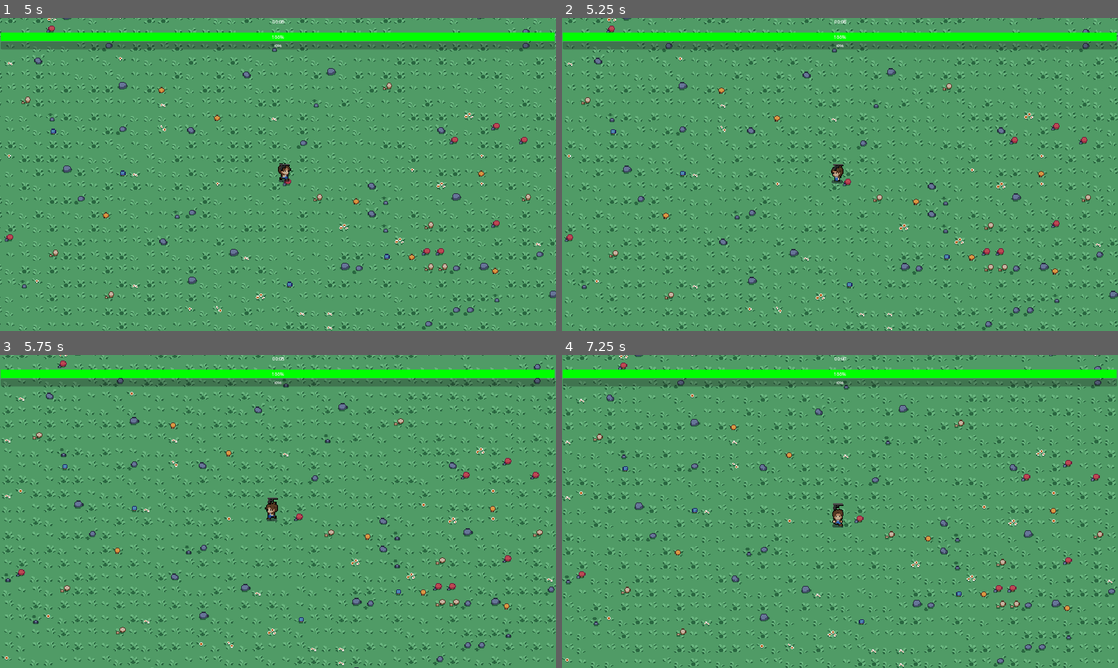
Above: before the commit, frames 1-4 (two rows, left to right).
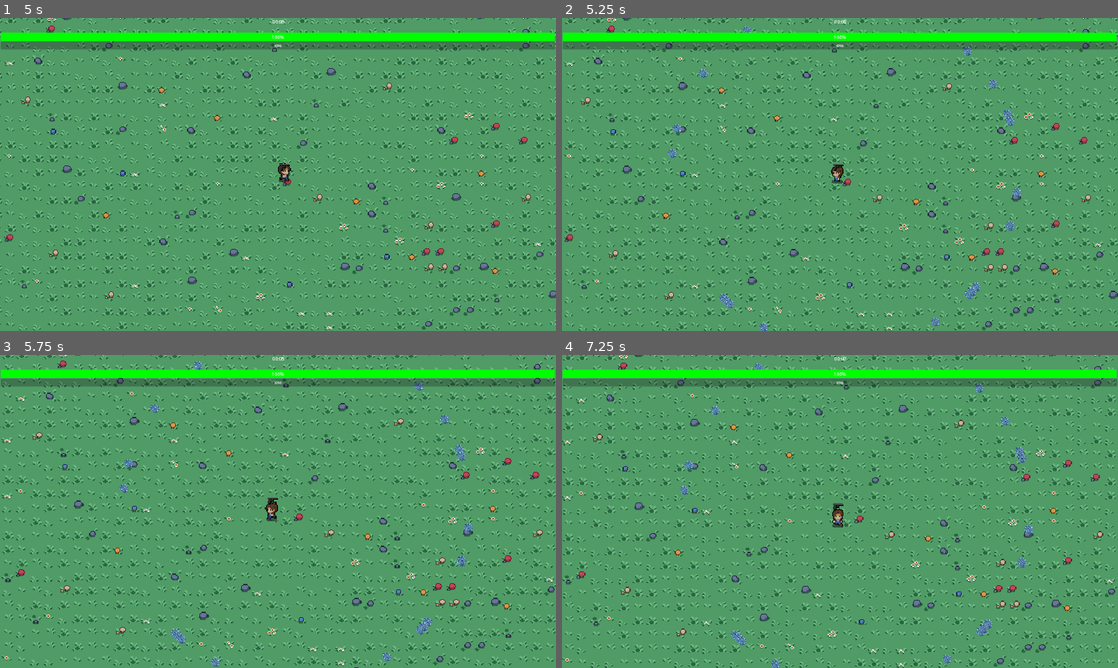
Above: after the commit, the same moments.

Repository: GlabMarcel/BulletHellPrototypeGodot
Game: Godot game, scene res://Assets/Scenes/main_scene.tscn
Same seed, same stepped clock (60 frames per second), same inputs: the game is played once before the commit and once after it.
Inputs (mouse positions are in pixels of both pictures, inside the frame that each line leads up to):
- Up to frame 1 (5 s): move the mouse to (250, 237) at 0.52 s; move the mouse to (444, 221) at 1.27 s; move the mouse to (111, 127) at 2.02 s; move the mouse to (305, 174) at 2.77 s; move the mouse to (194, 96) at 3.52 s; move the mouse to (400, 158) at 4.27 s
- Up to frame 2 (5.25 s): move the mouse to (728, 190) at 5.02 s
- Up to frame 3 (5.75 s): no input
- Up to frame 4 (7.25 s): move the mouse to (895, 442) at 5.77 s; move the mouse to (812, 574) at 6.52 s

Frame 1 is identical in both runs. In frame 2, 0.6% of the frame differs, in the area x 19-83%, y 2-100%; in frame 3, 0.6%, in the area x 21-85%, y 2-100%; in frame 4, 0.6%.

Commit message:
work in progress adding experience mechanics

Diff:
--- /dev/null
+++ b/Assets/Scenes/experience_orb.tscn
@@ -0,0 +1,16 @@
+[gd_scene load_steps=4 format=3 uid="uid://da7o08ila0q4p"]
+
+[ext_resource type="Script" path="res://Assets/scripts/experience_orb.gd" id="1_mskx3"]
+[ext_resource type="Texture2D" uid="uid://dvux46nuwailp" path="res://Assets/objects/experience.png" id="1_onx8x"]
+
+[sub_resource type="CircleShape2D" id="CircleShape2D_yuuv3"]
+radius = 6.0
+
+[node name="ExperienceOrb" type="Area2D"]
+script = ExtResource("1_mskx3")
+
+[node name="Sprite2D" type="Sprite2D" parent="."]
+texture = ExtResource("1_onx8x")
+
+[node name="CollisionShape2D" type="CollisionShape2D" parent="."]
+shape = SubResource("CircleShape2D_yuuv3")
--- a/Assets/scripts/Player.gd
+++ b/Assets/scripts/Player.gd
@@ -2,6 +2,7 @@
 
 signal health_changed(new_health, max_health)
 signal experience_gained(new_experience)
+signal level_up(new_level)
 
 @export var speed = 40
 @export var max_hp = 10
@@ -13,64 +14,85 @@
 @onready var anim_tree = $AnimationTree
 @onready var weapon = $Weapon_Gun
 
+var  experience = 0
+var level = 1
+var experience_to_next_level = 100
+
+
 var last_non_zero_velocity_norm = Vector2.ZERO
 var velocity = Vector2.ZERO
 
 func _ready():
-	anim_tree.active = true
-	anim_tree.set("parameters/Idle/blend_position", start)
-	emit_signal("health_changed", hp, max_hp)
-	print("Player ready, initial health: ", hp)
+    anim_tree.active = true
+    anim_tree.set("parameters/Idle/blend_position", start)
+    emit_signal("health_changed", hp, max_hp)
+    print("Player ready, initial health: ", hp)
 
+func gain_experience(amount):
+    experience += amount
+    if experience >= experience_to_next_level:
+        level_up_player()
+    else:
+        emit_signal("experience_gained", experience, experience_to_next_level)
+
+func level_up_player():
+    experience = 0
+    level += 1
+    experience_to_next_level *= 1.5  # Increase the experience needed for the next level
+    emit_signal("level_up", level)
+    emit_signal("experience_gained", experience, experience_to_next_level)
 
 func _physics_process(_delta):
-	var target_position = get_global_mouse_position()
-	var direction = target_position - global_position
-	if direction.length() > deadzone:
-		direction = direction.normalized()
-		velocity = direction * speed
-		last_non_zero_velocity_norm = velocity.normalized() if velocity.length() > 0 else last_non_zero_velocity_norm
-		global_position += velocity * _delta
-	else:
-		velocity = Vector2.ZERO
-	update_anim_param()
-	var closest_enemy = get_closest_enemy()
-	if closest_enemy:
-		var direction2 = closest_enemy.global_position - global_position
-		weapon.shoot(direction2)
+    var target_position = get_global_mouse_position()
+    var direction = target_position - global_position
+    if direction.length() > deadzone:
+        direction = direction.normalized()
+        velocity = direction * speed
+        last_non_zero_velocity_norm = velocity.normalized() if velocity.length() > 0 else last_non_zero_velocity_norm
+        global_position += velocity * _delta
+    else:
+        velocity = Vector2.ZERO
+    update_anim_param()
+    var closest_enemy = get_closest_enemy()
+    if closest_enemy:
+        var direction2 = closest_enemy.global_position - global_position
+        weapon.shoot(direction2)
 
 func update_anim_param():
-	var is_moving = velocity != Vector2.ZERO
-	anim_tree["parameters/conditions/idle"] = !is_moving
-	anim_tree["parameters/conditions/is_moving"] = is_moving
-	var velocity_norm = velocity.normalized()
-	if is_moving:
-		anim_tree["parameters/Walk/blend_position"] = velocity_norm
-	else:
-		anim_tree["parameters/Idle/blend_position"] = last_non_zero_velocity_norm
+    var is_moving = velocity != Vector2.ZERO
+    anim_tree["parameters/conditions/idle"] = !is_moving
+    anim_tree["parameters/conditions/is_moving"] = is_moving
+    var velocity_norm = velocity.normalized()
+    if is_moving:
+        anim_tree["parameters/Walk/blend_position"] = velocity_norm
+    else:
+        anim_tree["parameters/Idle/blend_position"] = last_non_zero_velocity_norm
 
 func get_closest_enemy():
-	var closest_enemy = null
-	var min_distance = INF  # Set to infinity initially to ensure any real distance will be smaller
+    var closest_enemy = null
+    var min_distance = INF  # Set to infinity initially to ensure any real distance will be smaller
 
-	for enemy in get_tree().get_nodes_in_group("enemies"):
-		var distance = global_position.distance_to(enemy.global_position)
-		if distance < min_distance:
-			min_distance = distance
-			closest_enemy = enemy
+    for enemy in get_tree().get_nodes_in_group("enemies"):
+        var distance = global_position.distance_to(enemy.global_position)
+        if distance < min_distance:
+            min_distance = distance
+            closest_enemy = enemy
 
-	return closest_enemy
+    return closest_enemy
 
 func apply_damage(damage):
-	hp = max(hp - damage, 0)
-	emit_signal("health_changed", hp, max_hp)
-	if hp <= 0:
-		die()
+    hp = max(hp - damage, 0)
+    emit_signal("health_changed", hp, max_hp)
+    if hp <= 0:
+        die()
 
 func die():
-	queue_free()
+    queue_free()
 
+func _on_experience_gained(amount):
+    experience += amount
+    emit_signal("experience_gained", experience)
 
 func _on_body_entered(body):
-	if body.is_in_group("enemies"):
-		apply_damage(1)
+    if body.is_in_group("enemies"):
+        apply_damage(1)
--- a/Assets/scripts/UI.gd
+++ b/Assets/scripts/UI.gd
@@ -1,6 +1,7 @@
 extends CanvasLayer
 
 @onready var health_bar = $UI/HealthBar
+@onready var experience_bar = $UI/ExperienceBar  # Adjust the node path according to your setup
 @onready var player = get_node("../Player")
 @onready var timer_label = $UI/TimerLabel
 
@@ -9,8 +10,12 @@
 func _ready():
     timer_start_time = Time.get_ticks_msec()/1000
     player.connect("health_changed", _on_Player_health_changed)
+    player.connect("experience_gained", _on_Player_experience_gained)
+    player.connect("level_up", _on_Player_level_up)
+
     health_bar.max_value = player.max_hp
     health_bar.value = player.hp
+    experience_bar.value = player.experience  # Assuming 'experience' is the variable holding the player's experience points in the player script
     _on_Player_health_changed(player.hp, player.max_hp)  # Set the initial color
 
 func _process(delta):
@@ -18,8 +23,6 @@
     var minutes = floor(elapsed_time / 60)
     var seconds = elapsed_time % 60
     timer_label.text = "%02d:%02d" % [minutes, seconds]
-
-
 
 func _on_Player_health_changed(new_health, max_health):
     health_bar.min_value = 0
@@ -47,3 +50,14 @@
         var sb = StyleBoxFlat.new()
         sb.bg_color = Color("FF0000")  # Red
         health_bar.add_theme_stylebox_override("fill", sb)
+
+func _on_Player_experience_gained(new_experience, experience_to_next_level):
+    experience_bar.max_value = experience_to_next_level
+    experience_bar.value = new_experience
+    var sb = StyleBoxFlat.new()
+    sb.bg_color = Color("0000FF")  # Blue
+    experience_bar.add_theme_stylebox_override("fill", sb)
+
+func _on_Player_level_up(new_level):
+    # Update any UI elements that display the player's level
+    print("Player leveled up to level: ", new_level)
--- a/Assets/scripts/enemy_slime.gd
+++ b/Assets/scripts/enemy_slime.gd
@@ -15,31 +15,37 @@
 var timer = 0
 
 func _ready():
-	rng.randomize()
+    rng.randomize()
 
 func _physics_process(_delta):
-	var target_position
-	if player:
-		target_position = player.global_position
-	else:
-		target_position = get_global_mouse_position()
+    var target_position
+    if player:
+        target_position = player.global_position
+    else:
+        target_position = get_global_mouse_position()
 
-	var direction = target_position - global_position
-	direction = direction.normalized()
-	velocity = direction * speed
-	update_anim_param()
-	move_and_slide()
+    var direction = target_position - global_position
+    direction = direction.normalized()
+    velocity = direction * speed
+    update_anim_param()
+    move_and_slide()
 
 func apply_damage(damage):
-	hp = max(hp - damage, 0)
-	if hp <= 0:
-		die()
+    hp = max(hp - damage, 0)
+    if hp <= 0:
+        die()
 
 func die():
-	queue_free()
+    print("Die function called")  # To confirm the function is being called
+    var experience_orb_scene = preload("res://Assets/Scenes/experience_orb.tscn")
+    var experience_orb = experience_orb_scene.instantiate()
+    experience_orb.global_position = self.global_position
+    print("Orb global position: ", experience_orb.global_position)  # To check the spawn position
+    get_parent().add_child(experience_orb)
+    queue_free()  # or any other death handling code
 
 
 func update_anim_param():
-	var velocity_norm = velocity.normalized()
-	# Use only the x component of the velocity to set the blend position in the 1D blend space
-	anim_tree["parameters/Walk/blend_position"] = velocity_norm.x
+    var velocity_norm = velocity.normalized()
+    # Use only the x component of the velocity to set the blend position in the 1D blend space
+    anim_tree["parameters/Walk/blend_position"] = velocity_norm.x
--- /dev/null
+++ b/Assets/scripts/experience_orb.gd
@@ -0,0 +1,25 @@
+extends Area2D
+
+var attraction_radius = 50  # Adjust as necessary
+var attraction_speed = 200  # Adjust as necessary
+
+func _ready():
+    connect("body_entered", _on_Orb_body_entered)
+
+func _on_Orb_body_entered(body):
+    if body.is_in_group("player"):
+        # Code to increase player's experience
+        queue_free()  # This will remove the orb from the scene
+
+func _physics_process(delta):
+    var player = get_parent().get_node("Player")
+    var distance_to_player = global_position.distance_to(player.global_position)
+
+    if distance_to_player < attraction_radius:
+        var direction_to_player = (player.global_position - global_position).normalized()
+        global_position += direction_to_player * attraction_speed * delta
+
+func _on_body_entered(body):
+    if body.name == "Player":
+        body.emit_signal("experience_gained", 1)  # Adjust the experience value as necessary
+        queue_free()
Not shown: 2 places in Assets/Scenes/enemy_slime.tscn that only renumber resources
Binary file added: Assets/objects/experience.png
Not shown, added: Assets/objects/experience.png.import
